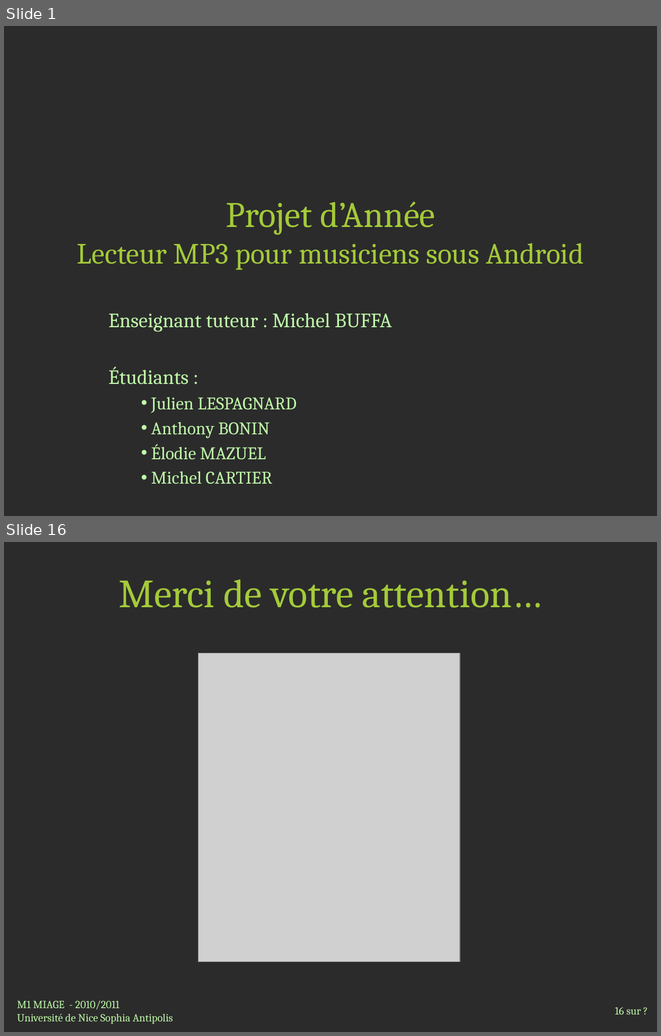
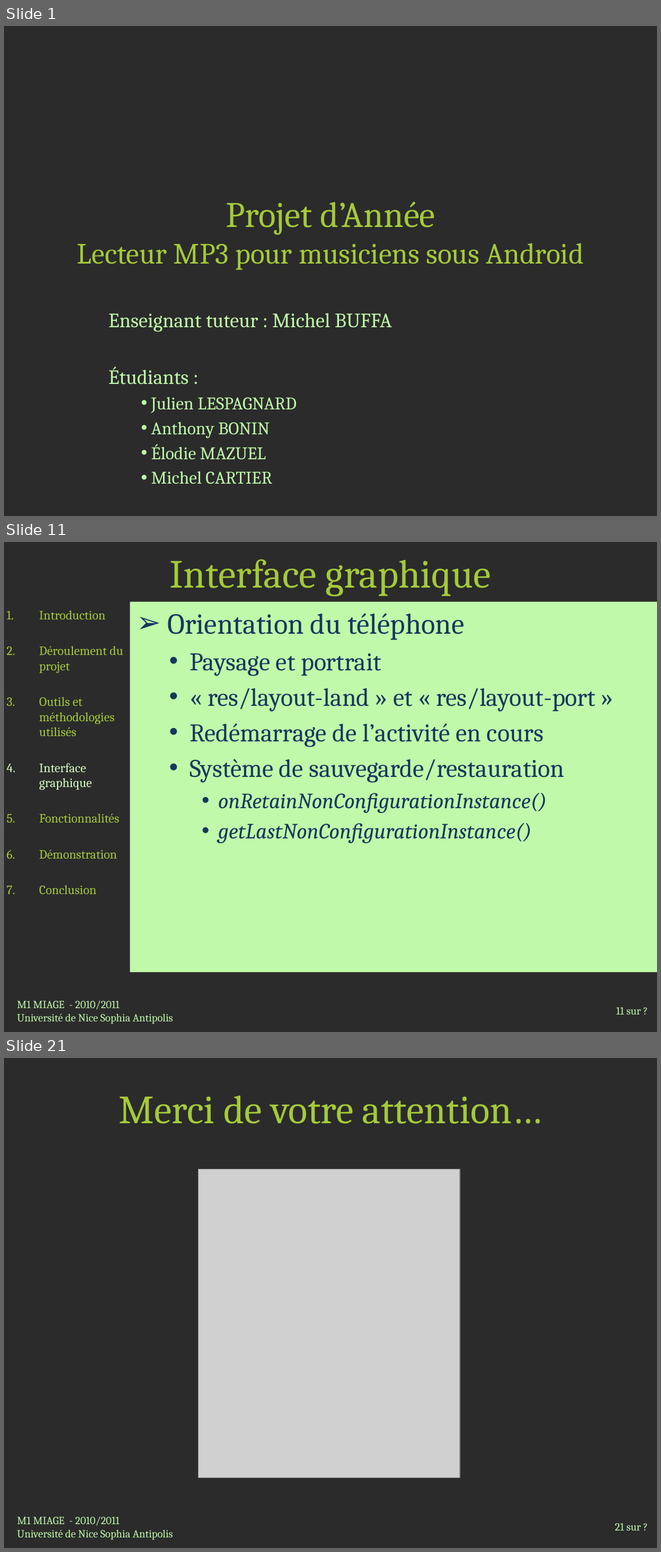
Before and after one commit to jlespagnard/android-advanced-player, a slide deck: AAP/docs/Presentation.pptx. Shown one above the other, each under a label of ours: slides 1 and 16 before the commit, slides 1, 11 and 21 after it; the slides between them are not shown. The pictures are 661x1036 and 661x1552 pixels, drawn with LibreOffice and Linux fonts; fonts in the diff are those of the drawing; grey boxes stand for pictures; background and template pictures are left out; a plain dark background stands for a picture behind light text. Boxes give left, top, right and bottom in pixels: in the first picture for what was removed or moved away, otherwise in the second. Text is boxed around its words. In the diff, an @@ line names an element or a change of style, - is before the commit and + after.

```diff
--- a/AAP/docs/Presentation.pptx
+++ b/AAP/docs/Presentation.pptx
@@ slide 11 added at box(4, 542, 657, 1032), background picture (left out) @@
@@ title added at box(170, 559, 491, 596), 44 pt, text #A4CA39 @@
+Interface graphique
@@ text added at box(130, 602, 657, 972), fill #C0F9A9, 28 pt, text #17375E @@
+➢ Orientation du téléphone
+  • Paysage et portrait
+  • « res/layout-land » et « res/layout-port »
+  • Redémarrage de l’activité en cours
+  • Système de sauvegarde/restauration
+    • onRetainNonConfigurationInstance()
+    • getLastNonConfigurationInstance()
@@ text added at box(39, 610, 123, 894), 14 pt, text #A4CA39 @@
+1. Introduction
+2. Déroulement du projet
+3. Outils et méthodologies utilisés
+4. Interface graphique
+5. Fonctionnalités
+6. Démonstration
+7. Conclusion
@@ text added at box(17, 1000, 173, 1024), 12 pt, text #C0F9A9 @@
+M1 MIAGE - 2010/2011
+Université de Nice Sophia Antipolis
@@ page number added at box(616, 1007, 641, 1014), 12 pt, text #C0F9A9 @@
+11 sur ?
@@ what was slide 16 is now slide 21 @@
@@ page number at box(615, 1523, 641, 1530): text changed @@
-16 sur ?
+21 sur ?
```
Also in this commit, not shown: 14 slides changed, 4 other slides added, 2 other files.
